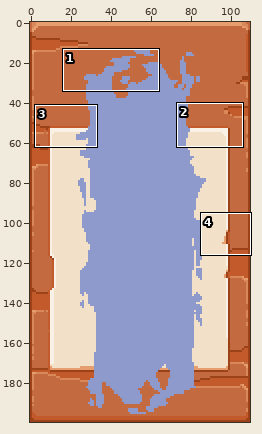
Sprite sheet, stored at res/UI/CharacterSelect/Slot07.png. The picture above shows the old version from afar; the outline marks the close-up.
Close-up. As it was:
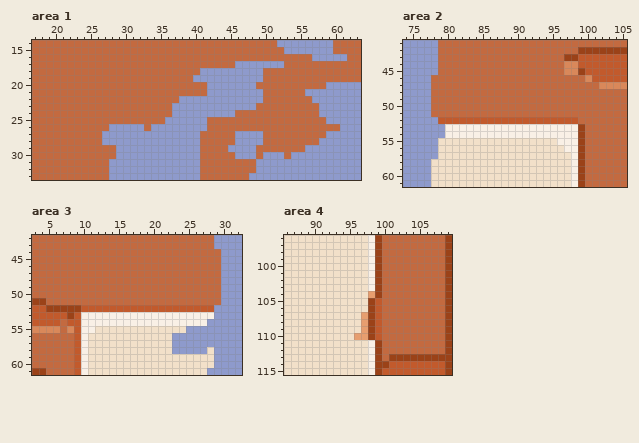
The file is 110x200 pixels. Shown: area 1: x 17..63, y 14..33; area 2: x 74..105, y 41..61; area 3: x 3..32, y 42..61; area 4: x 86..109, y 96..115. The commit also changed other parts of the picture, which this record leaves out.
After:
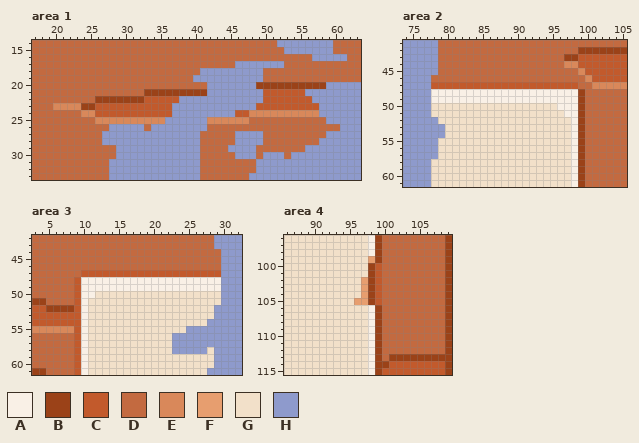
Palette (. is transparent): A #f9f0e6  B #9b4218  C #c25a2c  D #c36a40  E #d9885a  F #e79e6f  G #f2e0c9  H #8e9acc
From old to new:
Area 1:
The edit turns colour D into colour B in row 20 at x 49 to 58; in row 21 at x 33 to 41; in row 22 at x 26 to 32; in row 23 at x 24 to 25.
The edit turns colour D into colour C in row 21 at x 50 to 55; in row 22 at x 33 to 37 and 50 to 56; in row 23 at x 26 to 36 and 49 to 57; in row 24 at x 26 to 36 and 46 to 47.
The edit turns colour D into colour E in row 23 at x 20 to 23; in row 24 at x 24 to 25 and 48 to 57; in row 25 at x 26 to 35 and 42 to 47.
Area 2:
The edit turns colour C into colour A in row 52 at x 98.
The edit turns colour D into colour A in rows 48 to 49 at x 78 to 98; in row 50 at x 96 to 98; in row 51 at x 97 to 98.
The edit turns colour D into colour B in rows 48 to 52 at x 99.
The edit turns colour D into colour C in row 47 at x 78 to 98.
The edit turns colour E into colour D in row 45 at x 97 to 98.
The edit turns colour B into colour E in row 45 at x 99.
The edit turns colour D into colour E in row 47 at x 101.
The edit turns colour A into colour G in rows 53 to 54 at x 80 to 97; in row 55 at x 96 to 97; in row 56 at x 97.
The edit turns colour C into colour G in row 52 at x 79 to 97.
The edit turns colour D into colour G in row 50 at x 78 to 95; in row 51 at x 78 to 96.
Area 3:
The edit turns colour C into colour A in row 52 at x 10.
The edit turns colour D into colour A in rows 48 to 49 at x 10 to 29; in row 50 at x 10 to 11; in row 51 at x 10.
The edit turns colour B into colour C in row 52 at x 9; in row 53 at x 8.
The edit turns colour D into colour C in row 47 at x 10 to 29; in rows 48 to 51 at x 9; in row 54 at x 7.
The edit turns colour D into colour E in row 55 at x 7.
The edit turns colour A into colour G in row 53 at x 11 to 28; in row 54 at x 11 to 27; in row 55 at x 11.
The edit turns colour C into colour G in row 52 at x 11 to 28.
The edit turns colour D into colour G in row 50 at x 12 to 29; in row 51 at x 11 to 29.
Area 4:
The edit turns colour B into colour A in rows 106 to 110 at x 98.
The edit turns colour A into colour B in rows 100 to 103 at x 98.
The edit turns colour C into colour B in rows 106 to 110 at x 99.
The edit turns colour F into colour B in row 104 at x 98.
The edit turns colour B into colour C in rows 100 to 104 at x 99.
The edit turns colour A into colour F in row 99 at x 98.
The edit turns colour G into colour F in rows 102 to 104 at x 97; in row 105 at x 96 to 97.
The edit turns colour F into colour G in rows 107 to 109 at x 97; in row 110 at x 96 to 97.
